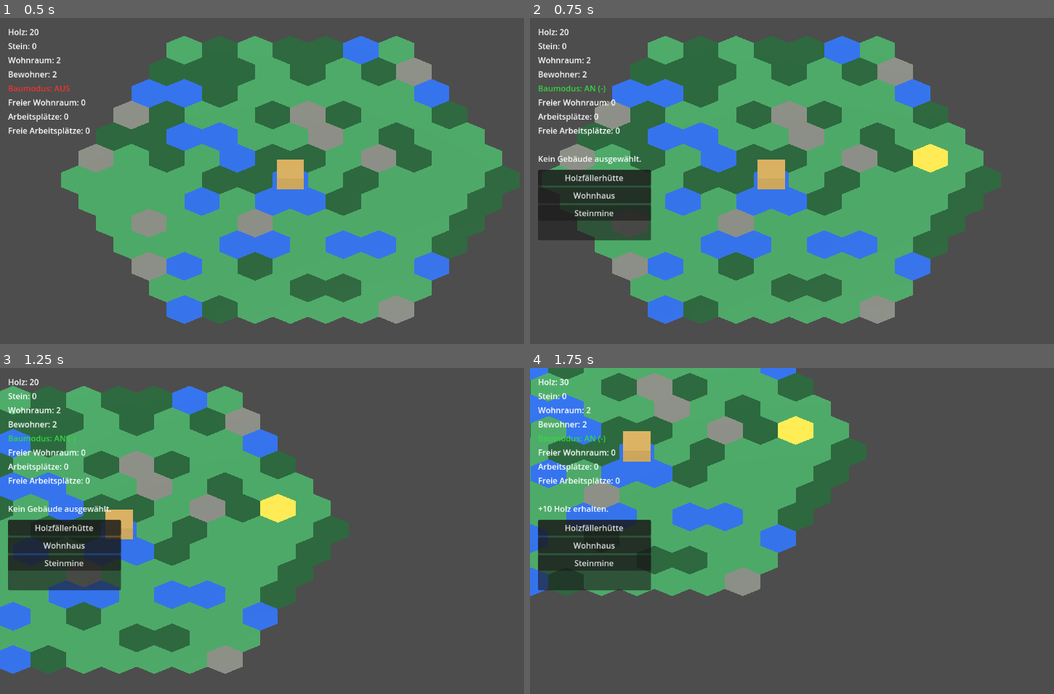
Above: before the commit, frames 1-4 (two rows, left to right).
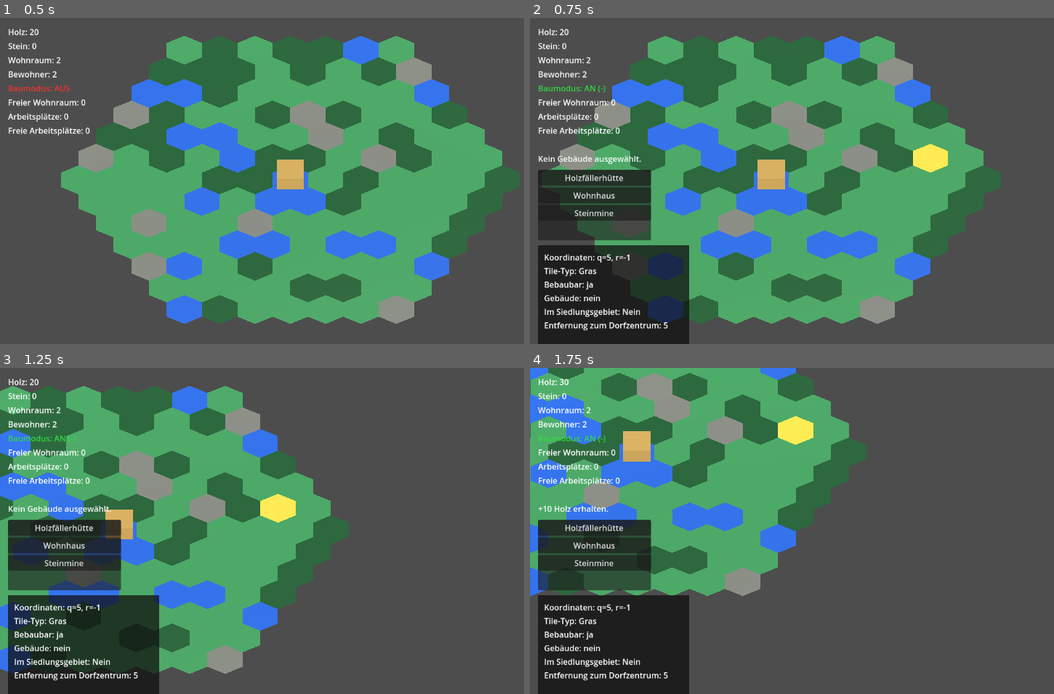
Above: after the commit, the same moments.

Repository: Ranu4922/CodexGame
Game: Godot game, scene res://scenes/Main.tscn
Same seed, same stepped clock (60 frames per second), same inputs: the game is played once before the commit and once after it.
Inputs (mouse positions are in pixels of both pictures, inside the frame that each line leads up to):
- Up to frame 1 (0.5 s): no input
- Up to frame 2 (0.75 s): tap Enter at 0.5 s; move the mouse to (949, 164) at 0.52 s; hold D from 0.53 s (still down); tap B at 0.6 s; click (949, 164) at 0.67 s
- Up to frame 3 (1.25 s): keep holding D
- Up to frame 4 (1.75 s): move the mouse to (702, 547) at 1.27 s; release D at 1.28 s; hold S from 1.28 s (still down); tap R at 1.35 s

Frame 1 is identical in both runs. In frame 2, 8.5% of the frame differs, in the area x 1-31%, y 69-100%; in frame 3, 8.7%; in frame 4, 8.5%.
Error after the commit: Invalid assignment of property or key 'text' with value of type 'String' on a base object of type 'null instance'. (res://scripts/game_world.gd:254)

Commit message:
Show worker assignment in HUD and info panel

Diff:
--- a/scripts/game_world.gd
+++ b/scripts/game_world.gd
@@ -9,6 +9,9 @@
 @onready var free_housing_label: Label = $CanvasLayer/FreeHousingLabel
 @onready var workplace_label: Label = $CanvasLayer/WorkplaceLabel
 @onready var free_workplace_label: Label = $CanvasLayer/FreeWorkplaceLabel
+@onready var unemployed_label: Label = $CanvasLayer/UnemployedLabel
+@onready var lumberjack_worker_label: Label = $CanvasLayer/LumberjackWorkerLabel
+@onready var miner_worker_label: Label = $CanvasLayer/MinerWorkerLabel
 @onready var selected_building_label: Label = $CanvasLayer/SelectedBuildingLabel
 @onready var message_label: Label = $CanvasLayer/MessageLabel
 @onready var info_panel: PanelContainer = $CanvasLayer/InfoPanel
@@ -20,9 +23,6 @@
 
 var message_version: int = 0
 var selected_building_name: String = "-"
-var workplace_count: int = 0
-var assigned_workplace_count: int = 0
-var free_workplace_count: int = 0
 var building_workplaces: Dictionary = {
 	"lumberjack_hut": 1,
 	"stone_mine": 1,
@@ -49,6 +49,7 @@
 	hex_grid.housing_changed.connect(_on_housing_changed)
 	hex_grid.population_changed.connect(_on_population_changed)
 	hex_grid.free_housing_changed.connect(_on_free_housing_changed)
+	hex_grid.work_changed.connect(_on_work_changed)
 	hex_grid.message_changed.connect(_on_message_changed)
 	lumberjack_button.pressed.connect(_on_lumberjack_button_pressed)
 	house_button.pressed.connect(_on_house_button_pressed)
@@ -60,12 +61,14 @@
 	_on_housing_changed(hex_grid.housing_capacity)
 	_on_population_changed(hex_grid.population)
 	_on_free_housing_changed(hex_grid.free_housing)
-	_update_workplace_labels()
+	_on_work_changed(
+		hex_grid.unemployed_count,
+		hex_grid.lumberjack_count,
+		hex_grid.miner_count,
+		hex_grid.workplace_count,
+		hex_grid.free_workplace_count
+	)
 	_on_selection_cleared()
-
-
-func _process(_delta: float) -> void:
-	_update_workplace_labels()
 
 
 func _on_hex_selected(
@@ -75,6 +78,7 @@
 	buildable: bool,
 	has_building: bool,
 	building_name: String,
+	assigned_workers: int,
 	own_forest: bool,
 	adjacent_forests: int,
 	wood_production: int,
@@ -101,6 +105,7 @@
 	if has_building:
 		var building_workplace_count: int = _get_workplaces_for_building_name(building_name)
 		lines.append("Arbeitsplätze: %d" % building_workplace_count)
+		lines.append("Zugewiesene Arbeiter: %d" % assigned_workers)
 
 	if has_building and building_name == "Holzfällerhütte":
 		var own_forest_text: String = "ja" if own_forest else "nein"
@@ -243,26 +248,12 @@
 	free_housing_label.text = "Freier Wohnraum: %d" % amount
 
 
-func _update_workplace_labels() -> void:
-	workplace_count = _calculate_workplace_count()
-	free_workplace_count = workplace_count - assigned_workplace_count
-	if free_workplace_count < 0:
-		free_workplace_count = 0
-
-	workplace_label.text = "Arbeitsplätze: %d" % workplace_count
-	free_workplace_label.text = "Freie Arbeitsplätze: %d" % free_workplace_count
-
-
-func _calculate_workplace_count() -> int:
-	var total_workplaces: int = 0
-	var tile_nodes: Array[Node] = hex_grid.get_children()
-
-	for tile_node in tile_nodes:
-		if tile_node is MeshInstance3D and tile_node.has_meta("building_type"):
-			var building_type: String = String(tile_node.get_meta("building_type"))
-			total_workplaces += _get_workplaces_for_building_type(building_type)
-
-	return total_workplaces
+func _on_work_changed(unemployed: int, lumberjacks: int, miners: int, workplaces: int, free_workplaces: int) -> void:
+	workplace_label.text = "Arbeitsplätze: %d" % workplaces
+	free_workplace_label.text = "Freie Arbeitsplätze: %d" % free_workplaces
+	unemployed_label.text = "Arbeitslos: %d" % unemployed
+	lumberjack_worker_label.text = "Holzfäller: %d" % lumberjacks
+	miner_worker_label.text = "Bergarbeiter: %d" % miners
 
 
 func _get_workplaces_for_building_type(building_type: String) -> int:
